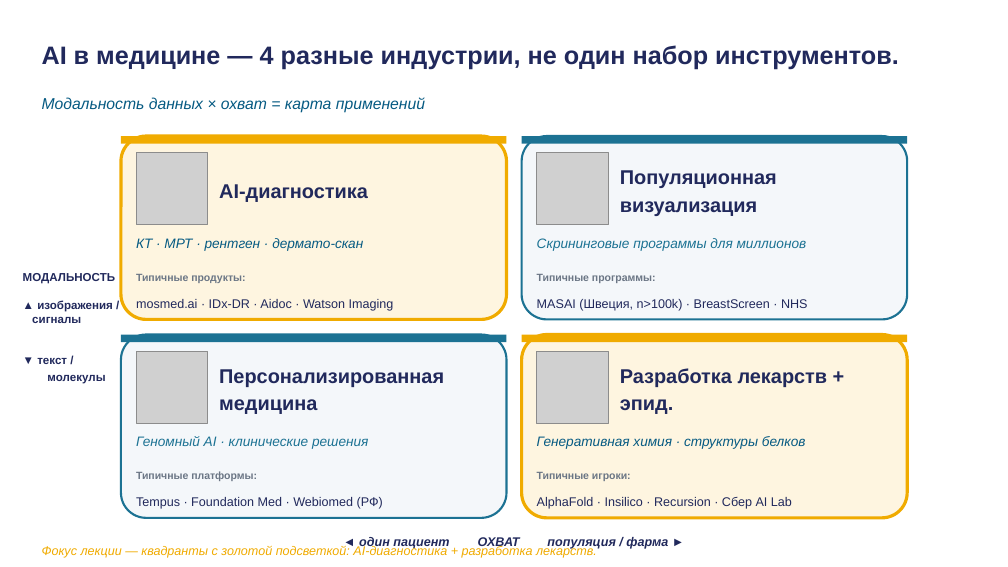
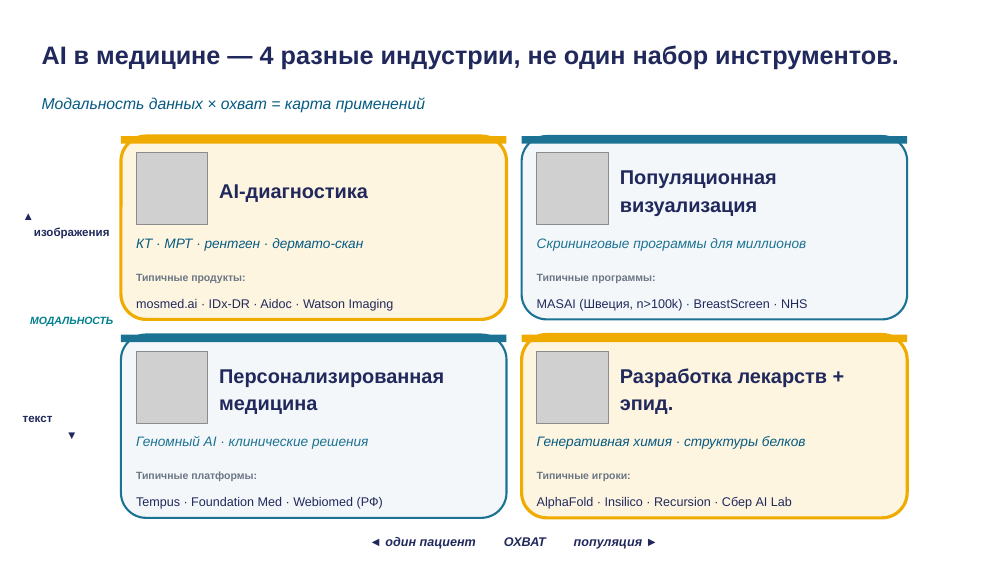
Before and after one commit to tellina-study/AI-usage-lessons, a slide deck: slide 7 of library/lectures/lec-04/rendered/lec-04.pptx. Drawn at 1008x567 pixels with LibreOffice and Linux fonts; fonts in the diff are those of the drawing; grey boxes stand for pictures. Boxes give left, top, right and bottom in pixels: in the first picture for what was removed or moved away, otherwise in the second. Text is boxed around its words. In the diff, an @@ line names an element or a change of style, - is before the commit and + after.

```diff
--- a/library/lectures/lec-04/rendered/lec-04.pptx
+++ b/library/lectures/lec-04/rendered/lec-04.pptx
@@ text at <box>34,227,110,239</box>: text changed @@
-МОДАЛЬНОСТЬ
-▲ изображения /
-сигналы
-▼ текст /
-молекулы
+▲
+изображения
@@ text added at <box>30,316,113,326</box>, 10 pt, text #028090, bold, italic @@
+МОДАЛЬНОСТЬ
@@ text added at <box>23,416,53,422</box>, 11 pt, text #21295C, bold @@
+текст
+▼
@@ text at <box>385,537,643,549</box>: text changed @@
-◄ один пациент ОХВАТ популяция / фарма ►
+◄ один пациент ОХВАТ популяция ►
@@ text removed at <box>42,545,597,558</box> @@
-Фокус лекции — квадранты с золотой подсветкой: AI-диагностика + разработка лекарств.
```
Also in this commit, not shown: 15 other slides changed, 2 slides added, 3 slides removed, 38 other files.
